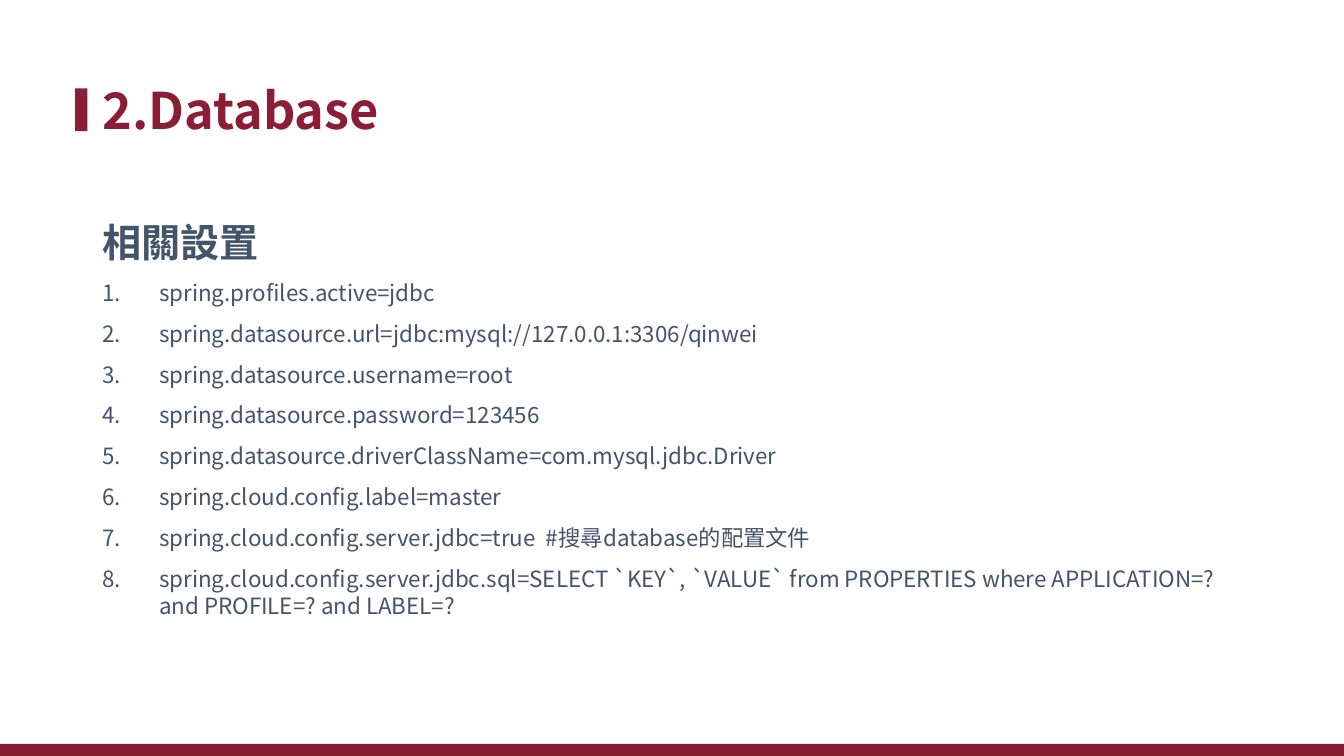
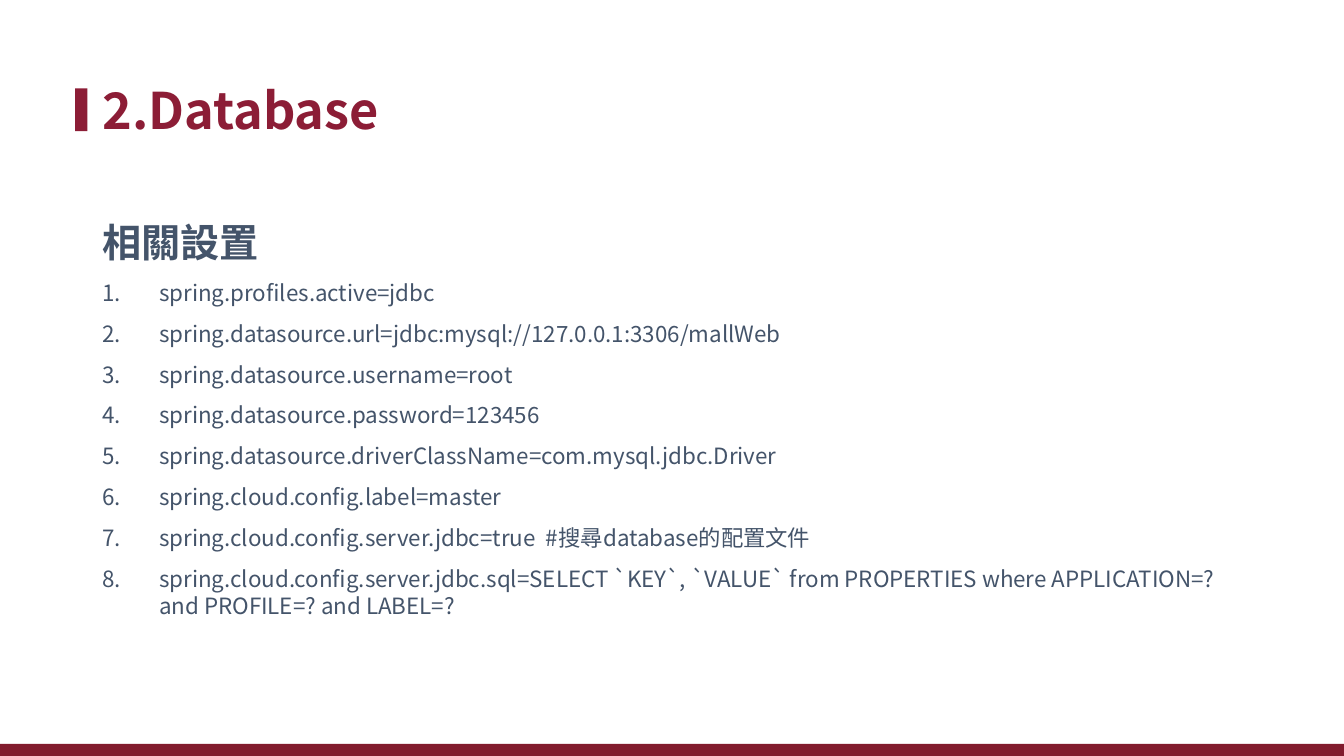
Before and after one commit to xiauchen/4__ConfigAndConsul, a slide deck: slide 10 of 空白PPT.pptx. Drawn at 1344x756 pixels with LibreOffice and Linux fonts; fonts in the diff are those of the drawing; background and template pictures are left out. Boxes give left, top, right and bottom in pixels: in the first picture for what was removed or moved away, otherwise in the second. Text is boxed around its words. In the diff, an @@ line names an element or a change of style, - is before the commit and + after.

```diff
--- a/空白PPT.pptx
+++ b/空白PPT.pptx
@@ text at (159, 324, 780, 347): text changed @@
-2. spring.datasource.url=jdbc:mysql://127.0.0.1:3306/qinwei
+2. spring.datasource.url=jdbc:mysql://127.0.0.1:3306/mallWeb
```
Also in this commit, not shown: 4 other slides changed, 3 slides added, 1 slide removed, 7 other files.
